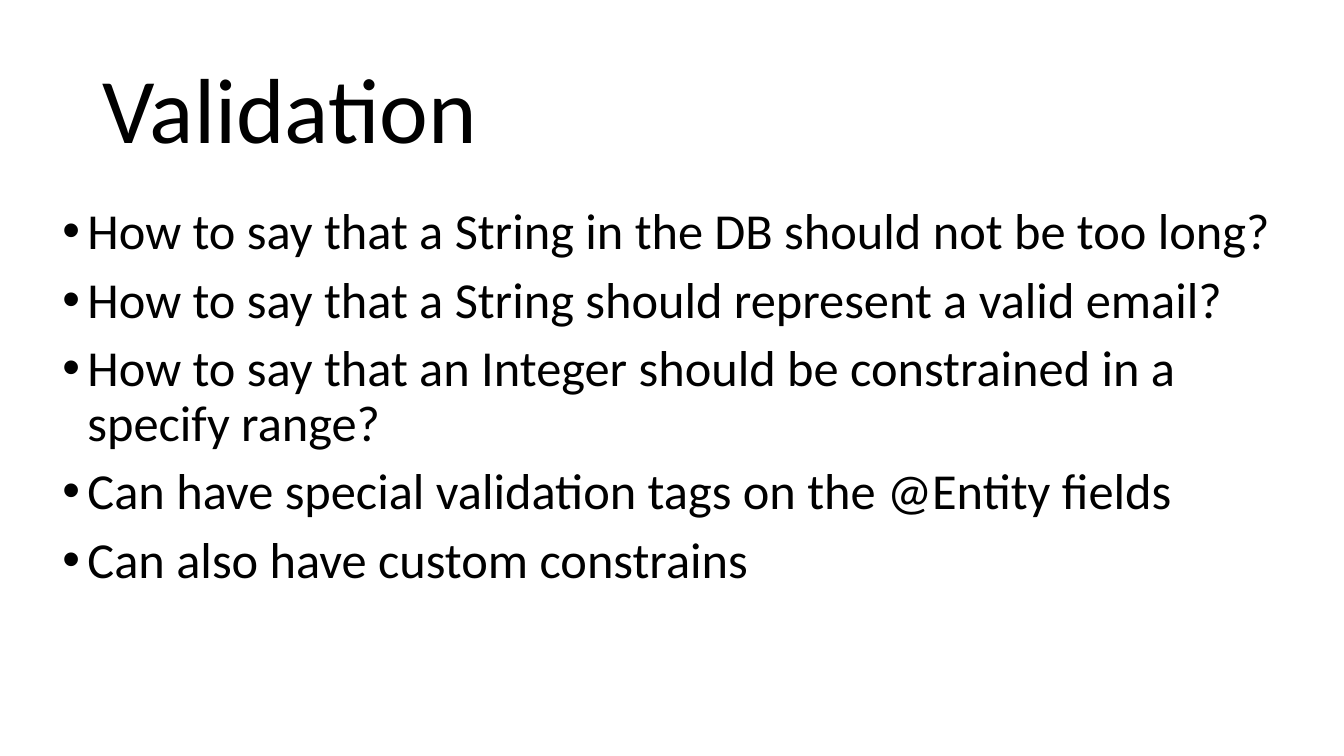
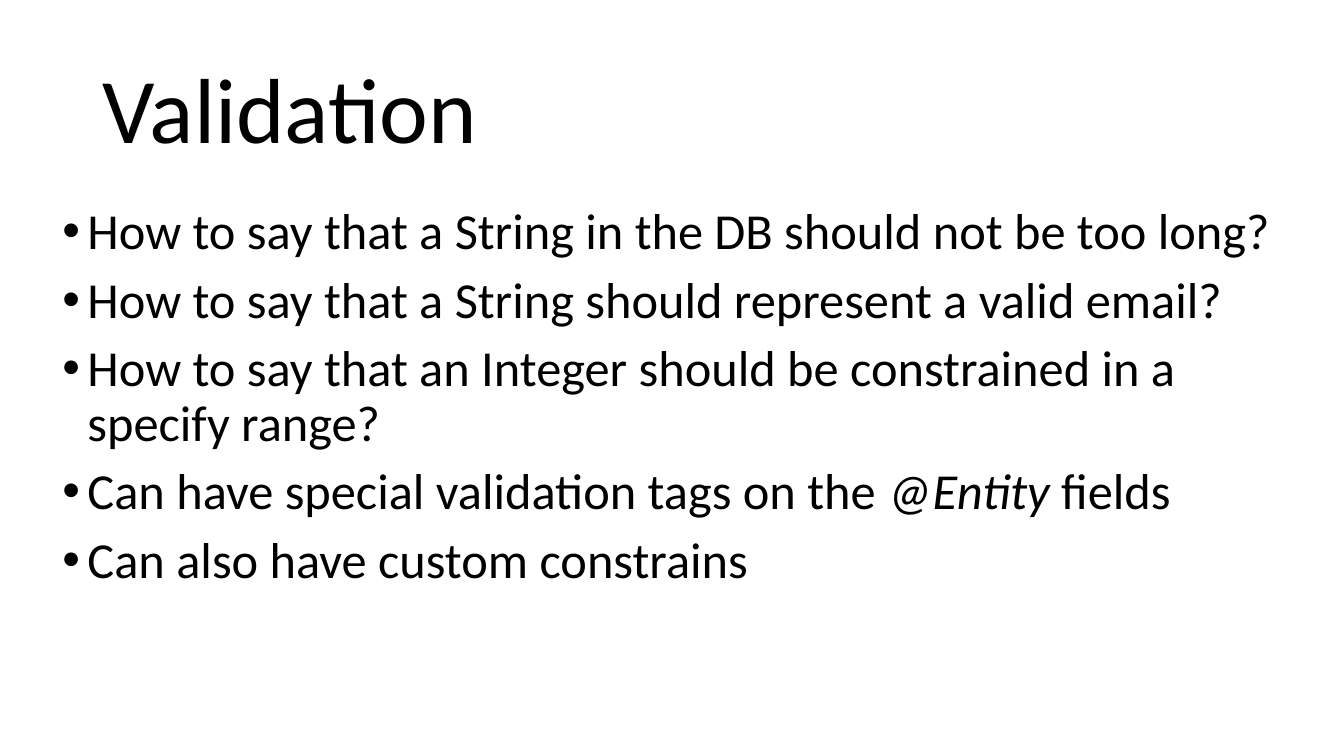
Before and after one commit to arcuri82/testing_security_development_enterprise_systems, a slide deck: slide 6 of doc/intro/slides/lesson_03_jpa.pptx. Drawn at 1344x756 pixels with LibreOffice and Linux fonts; fonts in the diff are those of the drawing. Boxes give left, top, right and bottom in pixels: in the first picture for what was removed or moved away, otherwise in the second. Text is boxed around its words. In the diff, an @@ line names an element or a change of style, - is before the commit and + after.

```diff
--- a/doc/intro/slides/lesson_03_jpa.pptx
+++ b/doc/intro/slides/lesson_03_jpa.pptx
@@ text at <box>87,474,1170,518</box>: italic on in "@Entity" @@
```
Also in this commit, not shown: 4 other slides changed, 30 other files.
